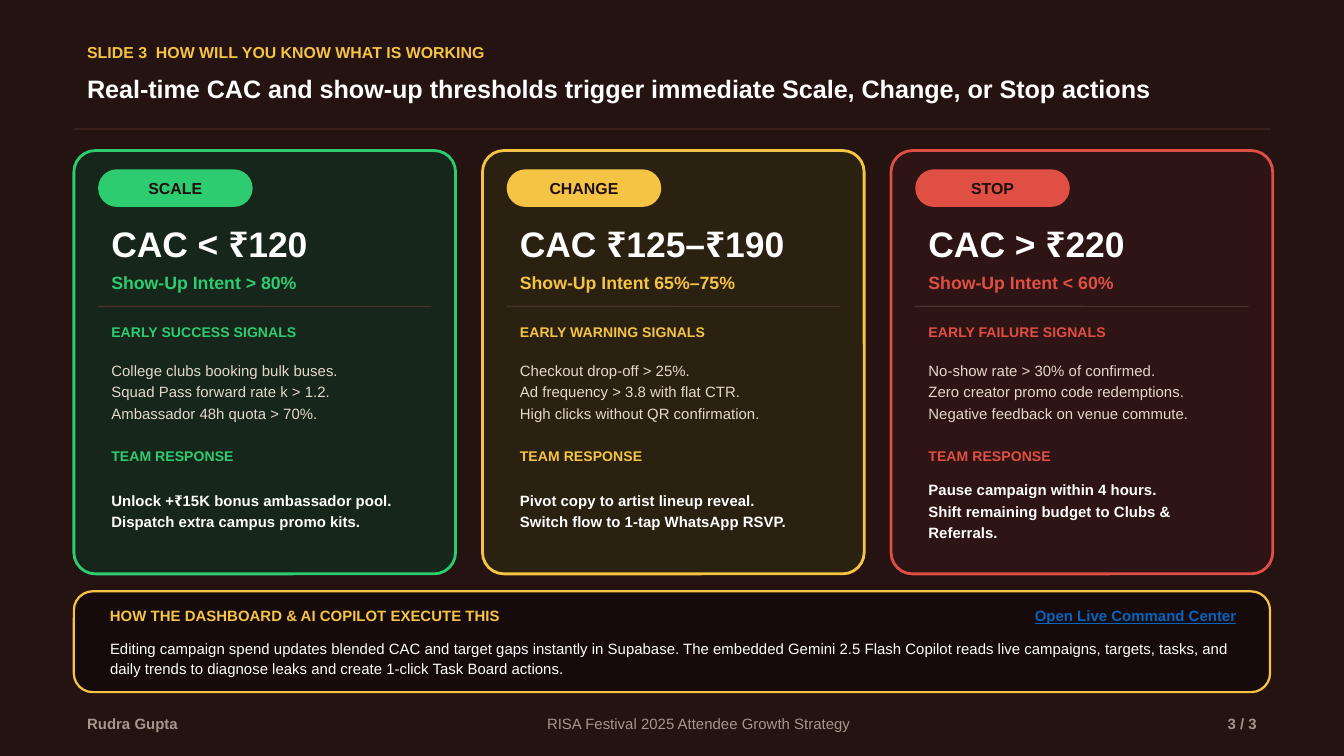
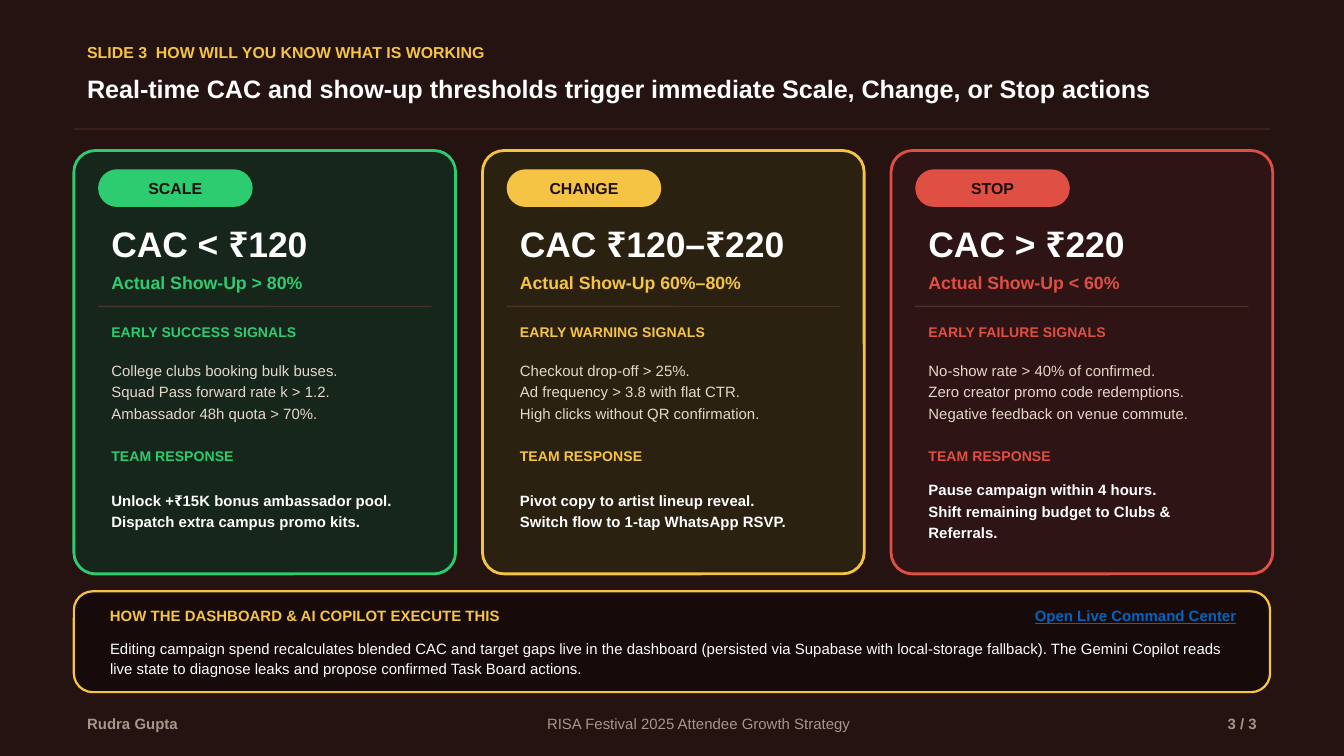
Before and after one commit to RudraGupta-6071/risa-growth-dashboard, a slide deck: slide 3 of RISA_3_Slide_Strategy_Deck.pptx. Drawn at 1344x756 pixels with LibreOffice and Linux fonts; fonts in the diff are those of the drawing. Boxes give left, top, right and bottom in pixels: in the first picture for what was removed or moved away, otherwise in the second. Text is boxed around its words. In the diff, an @@ line names an element or a change of style, - is before the commit and + after.

```diff
--- a/RISA_3_Slide_Strategy_Deck.pptx
+++ b/RISA_3_Slide_Strategy_Deck.pptx
@@ text at (520, 232, 784, 258): text changed @@
-CAC ₹125–₹190
+CAC ₹120–₹220
@@ text at (111, 276, 302, 293): text changed @@
-Show-Up Intent > 80%
+Actual Show-Up > 80%
@@ text at (520, 276, 741, 293): text changed @@
-Show-Up Intent 65%–75%
+Actual Show-Up 60%–80%
@@ text at (928, 276, 1119, 293): text changed @@
-Show-Up Intent < 60%
+Actual Show-Up < 60%
@@ text at (928, 365, 1155, 376): text changed @@
-No-show rate > 30% of confirmed.
+No-show rate > 40% of confirmed.
@@ text at (110, 643, 1220, 677): text changed @@
-Editing campaign spend updates blended CAC and target gaps instantly in Supabase. The embedded Gemini 2.5 Flash Copilot reads live campaigns, targets, tasks, and daily trends to diagnose leaks and create 1-click Task Board actions.
+Editing campaign spend recalculates blended CAC and target gaps live in the dashboard (persisted via Supabase with local-storage fallback). The Gemini Copilot reads live state to diagnose leaks and propose confirmed Task Board actions.
```
Also in this commit, not shown: 2 other slides changed, 4 other files.
